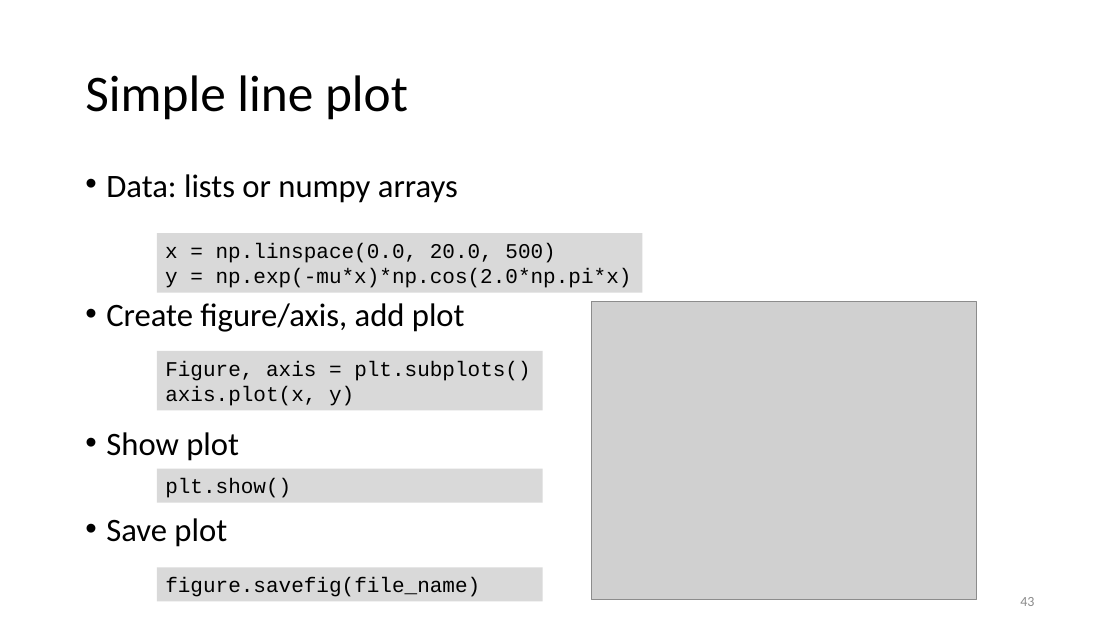
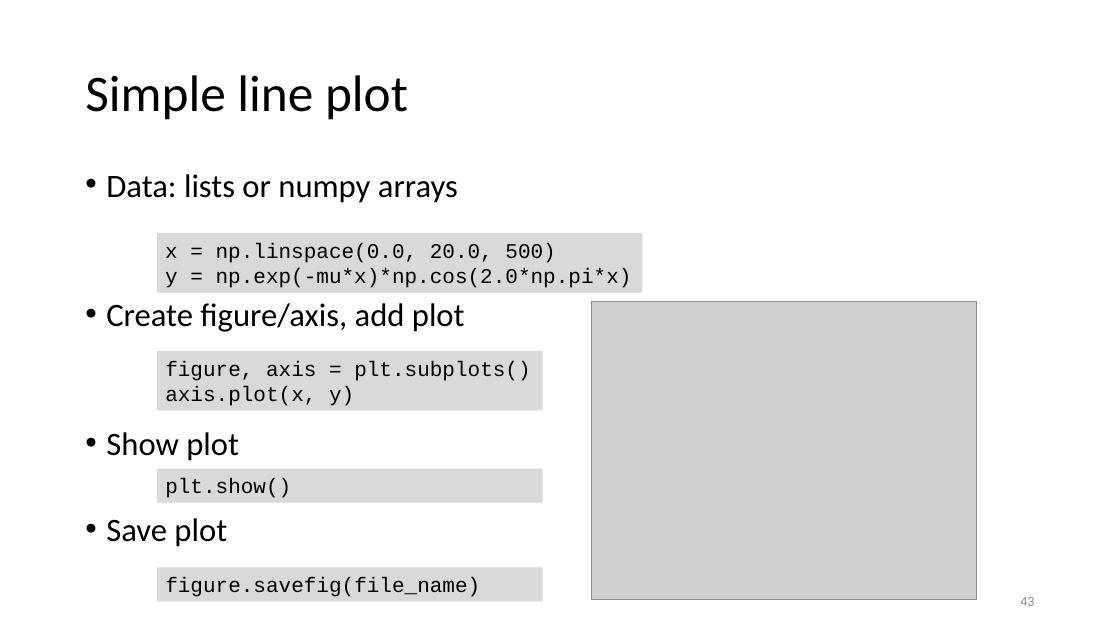
Before and after one commit to gjbex/Scientific-Python, a slide deck: slide 43 of scientific_python.pptx. Drawn at 1120x630 pixels with LibreOffice and Linux fonts; fonts in the diff are those of the drawing; grey boxes stand for pictures. Boxes give left, top, right and bottom in pixels: in the first picture for what was removed or moved away, otherwise in the second. Text is boxed around its words. In the diff, an @@ line names an element or a change of style, - is before the commit and + after.

Commit message:
Fix typos

```diff
--- a/scientific_python.pptx
+++ b/scientific_python.pptx
@@ text in rectangle at (165,361,530,381): text changed @@
-Figure, axis = plt.subplots()
+figure, axis = plt.subplots()
```
Also in this commit, not shown: 2 other slides changed.
